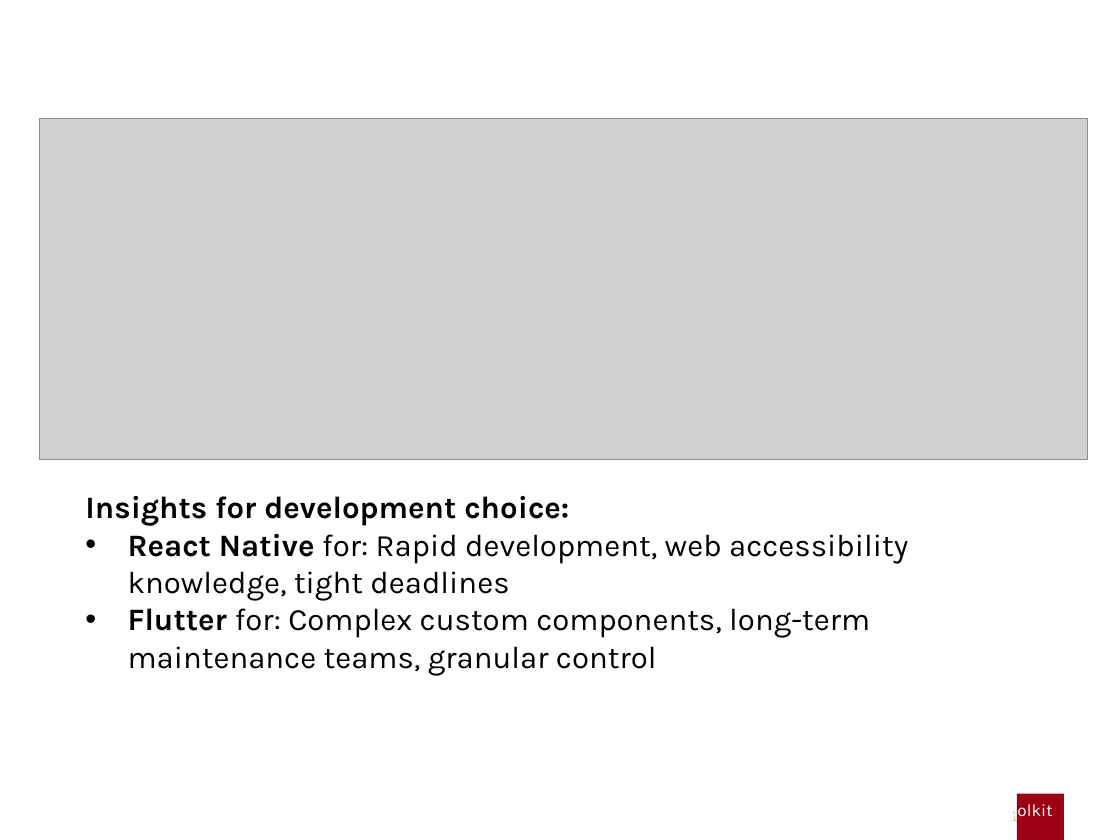
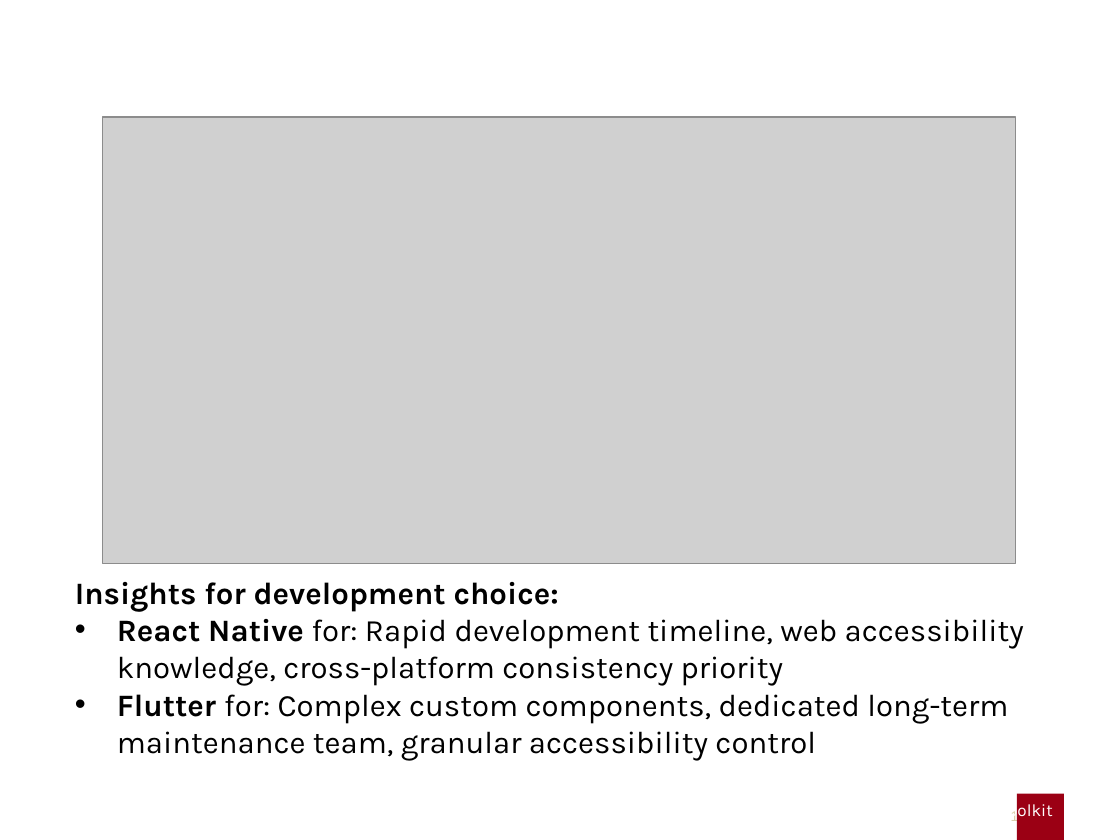
Before and after one commit to gabrielrovesti/Master-Thesis-UniPD, a slide deck: slide 15 of Thesis Presentation/Presentation Gabriel Rovesti.pptx. Drawn at 1120x840 pixels with LibreOffice and Linux fonts; fonts in the diff are those of the drawing; grey boxes stand for pictures; background and template pictures are left out. Boxes give left, top, right and bottom in pixels: in the first picture for what was removed or moved away, otherwise in the second. Text is boxed around its words. In the diff, an @@ line names an element or a change of style, - is before the commit and + after.

```diff
--- a/Thesis Presentation/Presentation Gabriel Rovesti.pptx
+++ b/Thesis Presentation/Presentation Gabriel Rovesti.pptx
@@ picture: place and size @@
-picture at [39,119,1088,460]
+picture at [103,116,1017,562]
@@ text "Insights for development choice:": place and size @@
-text "Insights for development choice:" at [85,496,908,676]
+text "Insights for development choice:" at [75,582,1024,761]
@@ text at [117,619,1024,761]: text changed @@
-• React Native for: Rapid development, web accessibility knowledge, tight deadlines
-• Flutter for: Complex custom components, long-term maintenance teams, granular control
+• React Native for: Rapid development timeline, web accessibility knowledge, cross-platform consistency priority
+• Flutter for: Complex custom components, dedicated long-term maintenance team, granular accessibility control
```
Also in this commit, not shown: 10 other slides changed, 1 slide added, 1 slide removed, 3 other files.
